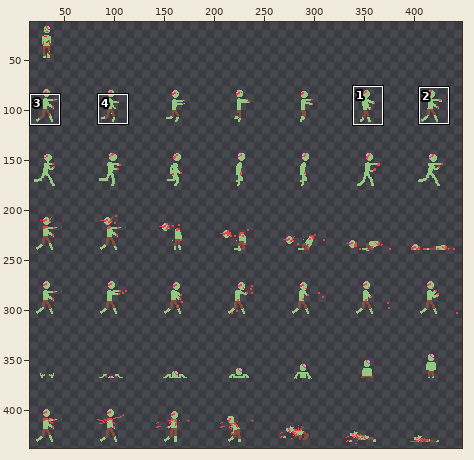
Two states of a sprite sheet, assets/zombieSheet.png. Above, an overview of the earlier version with the close-up marked.
Close-up. Before the commit:
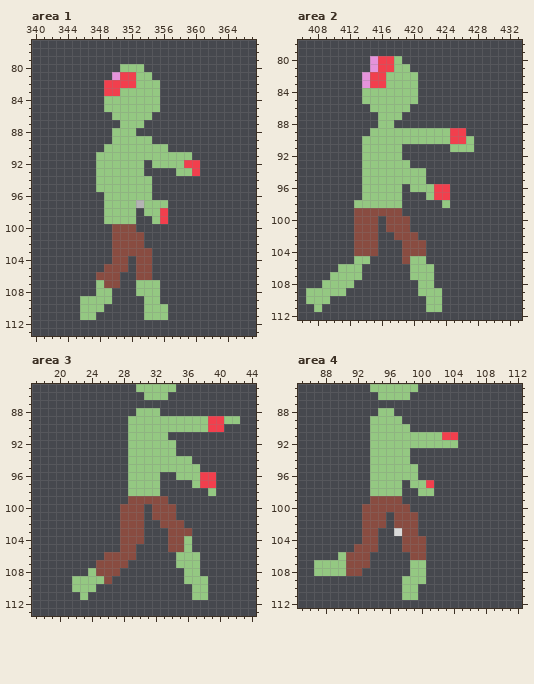
The file is 448x448 pixels. Shown: area 1: x 340..367, y 77..113; area 2: x 406..433, y 78..112; area 3: x 17..44, y 85..113; area 4: x 85..112, y 85..112. The wide view leaves out empty margins. The commit also changed other parts of the picture, which this record leaves out.
Once edited:
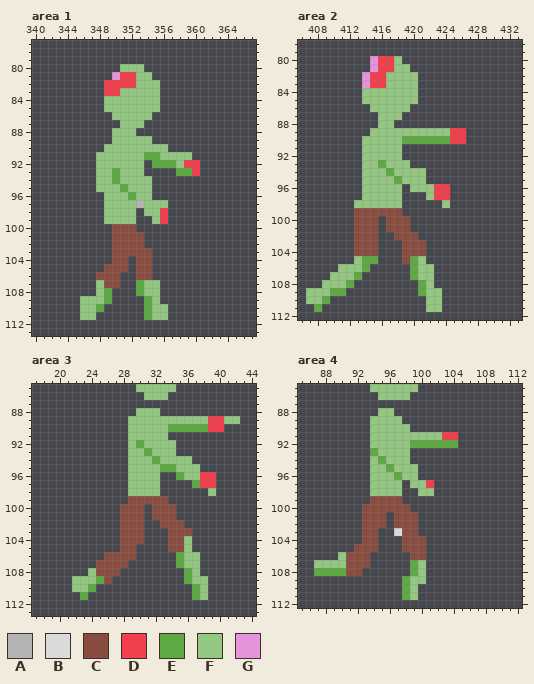
Palette (. is transparent): A #b4b4b4  B #dadada  C #894c41  D #f23f4d  E #5fa944  F #94c882  G #e593db
Edits made:
--- area 1
@@ x 348..361 @@
  90 .FFFFFFFF.....
- 91 FFFFFFFFFFFF..
- 92 FFFFFF.FFFFDD.
- 93 FFFFFF....FFD.
- 94 FFFFFFF.......
- 95 FFFFFFF.......
- 96 .FFFFFF.......
+ 91 FFFFFFEEFFFF..
+ 92 FFFFFF.EEEFDD.
+ 93 FFEFFF....EED.
+ 94 FFEFFFF.......
+ 95 FFFEFFF.......
+ 96 .FFFEFF.......
  97 .FFFFAFFF.....
@@ x 346..356 @@
 106 ..CCC..CC..
-107 ..FCC..FFF.
-108 ..FF...FFF.
-109 FFFF....FF.
-110 FFF.....FFF
-111 FF......FFF
+107 ..FCC..EFF.
+108 ..FE...EFF.
+109 FFFE....EF.
+110 FFE.....EFF
+111 FF......EFF
 112 ...........
--- area 2
@@ x 414..429 @@
  89 .FFFFFFFFFFDD...
- 90 FFFFFFFFFFFDDF..
- 91 FFFFF......FFF..
+ 90 FFFFFEEEEEEDD...
+ 91 FFFFF...........
  92 FFFFF...........
- 93 FFFFFF..........
- 94 FFFFFFFF........
- 95 FFFFFFFF........
+ 93 FFEFFF..........
+ 94 FFFEFFFF........
+ 95 FFFFEFFF........
  96 FFFFF.FFFDD.....
@@ x 406..423 @@
 104 .......CCC...CCC..
-105 .......FF....CFF..
-106 .....FFF......FFF.
-107 ....FFFF......FFF.
-108 ...FFFF........FF.
-109 .FFFFF.........FFF
-110 .FFF............FF
-111 ..F.............FF
+105 .......FEE...CEF..
+106 .....FFFE.....EFF.
+107 ....FFFE......EFF.
+108 ...FFFE........EF.
+109 .FFFEE.........EFF
+110 .FFE............FF
+111 ..E.............FF
 112 ..................
--- area 3
@@ x 28..40 @@
  89 .FFFFFFFFFFDD
- 90 .FFFFFFFFFFDD
+ 90 .FFFFFEEEEEDD
  91 .FFFFF.......
- 92 .FFFFFF......
- 93 .FFFFFF......
- 94 .FFFFFFFF....
- 95 .FFFFFFFFF...
- 96 .FFFF..FFFDD.
- 97 .FFFF....FDD.
+ 92 .FEFFFF......
+ 93 .FFEFFF......
+ 94 .FFFEFFFF....
+ 95 .FFFFEEFFF...
+ 96 .FFFF..EFFDD.
+ 97 .FFFF....EDD.
  98 .FFFF......F.
@@ x 21..39 @@
 105 .......CC....CCF...
-106 .....CCCC.....FFF..
-107 ....CCCC......FFF..
-108 ...FCCC........FF..
-109 .FFFFC.........FFF.
-110 .FFF............FF.
-111 ..F.............FF.
+106 .....CCCC.....EFF..
+107 ....CCCC......EFF..
+108 ...FCCC........EF..
+109 .FFFEC.........EFF.
+110 .FFE............EF.
+111 ..E.............EF.
 112 ...................
--- area 4
@@ x 92..106 @@
  91 ..FFFFFFFFFDD..
- 92 ..FFFFFFFFFFF..
- 93 ..FFFFF........
- 94 ..FFFFF........
- 95 ..FFFFFF.......
- 96 ..FFFFFF.......
+ 92 ..FFFFFEEEEEE..
+ 93 ..EFFFF........
+ 94 ..FEFFF........
+ 95 ..FFEFFF.......
+ 96 ..FFFEFF.......
  97 ..FFFF.FFD.....
@@ x 85..101 @@
 106 .....FCCC.....CC.
-107 ..FFFFCCC.....FF.
-108 ..FFFFCC......FF.
-109 .............FFF.
-110 .............FF..
-111 .............FF..
+107 ..FFFFCCC.....EF.
+108 ..EEEECC......EF.
+109 .............EFF.
+110 .............EF..
+111 .............EF..
 112 .................
